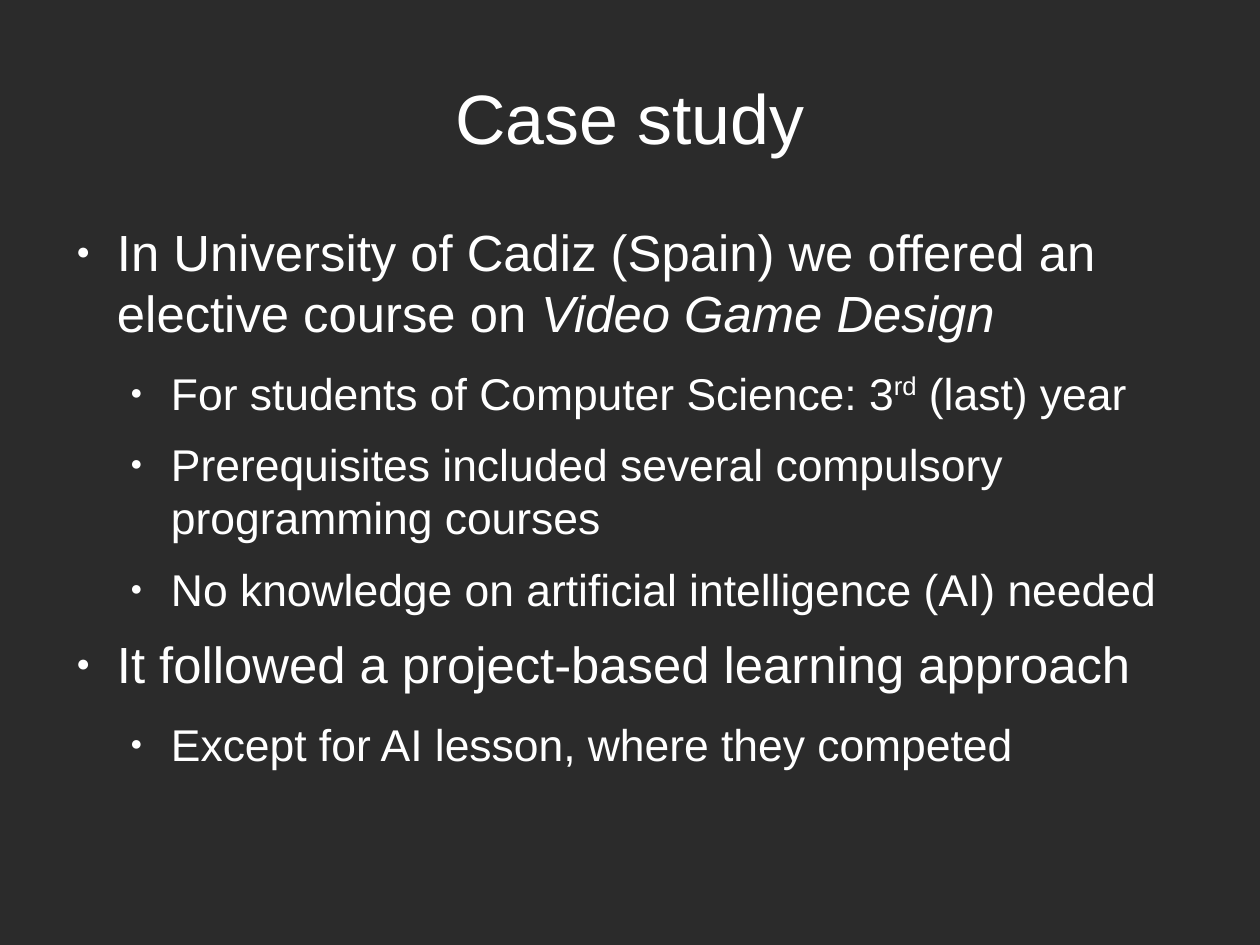
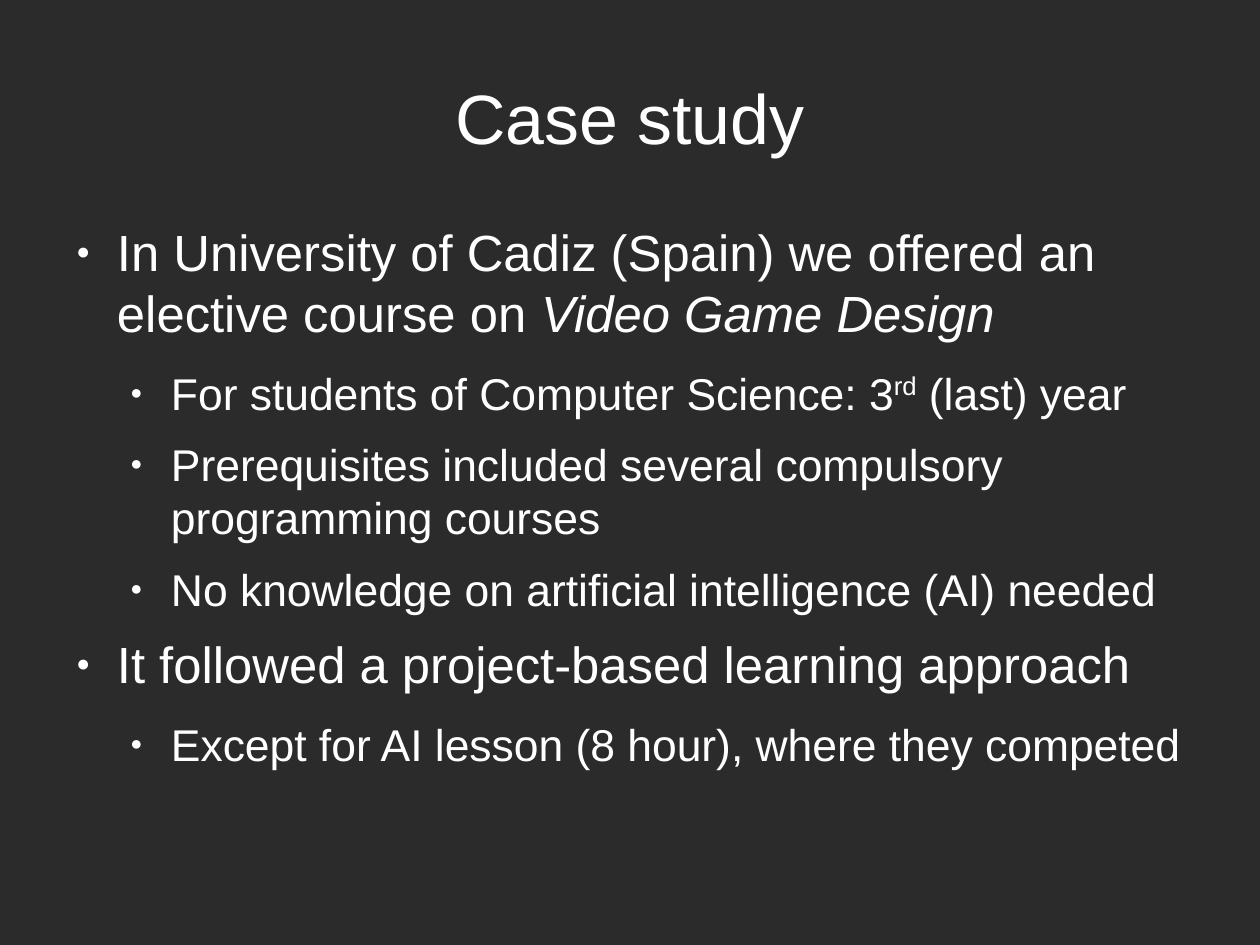
Before and after one commit to rompehielos013013013/gsiege, a slide deck: slide 10 of presentacion/Brunel2014/assessingCompetitions.odp. Drawn at 1260x945 pixels with LibreOffice and Linux fonts; fonts in the diff are those of the drawing; background and template pictures are left out; a plain dark background stands for a picture behind light text. Boxes give left, top, right and bottom in pixels: in the first picture for what was removed or moved away, otherwise in the second. Text is boxed around its words. In the diff, an @@ line names an element or a change of style, - is before the commit and + after.

```diff
--- a/presentacion/Brunel2014/assessingCompetitions.odp
+++ b/presentacion/Brunel2014/assessingCompetitions.odp
@@ text at (171, 728, 1180, 770): text changed @@
-  ● Except for AI lesson, where they competed
+  ● Except for AI lesson (8 hour), where they competed
```
Also in this commit, not shown: 10 other slides changed, 3 slides added.
